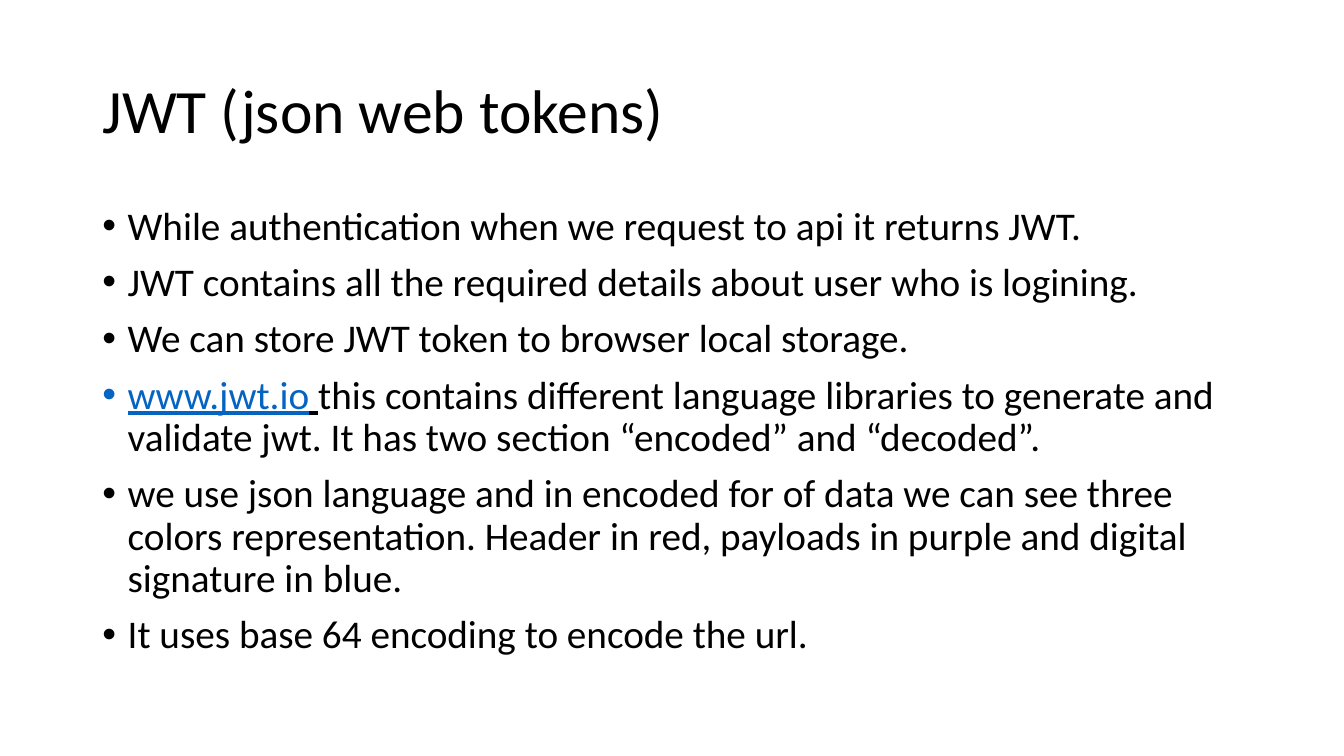
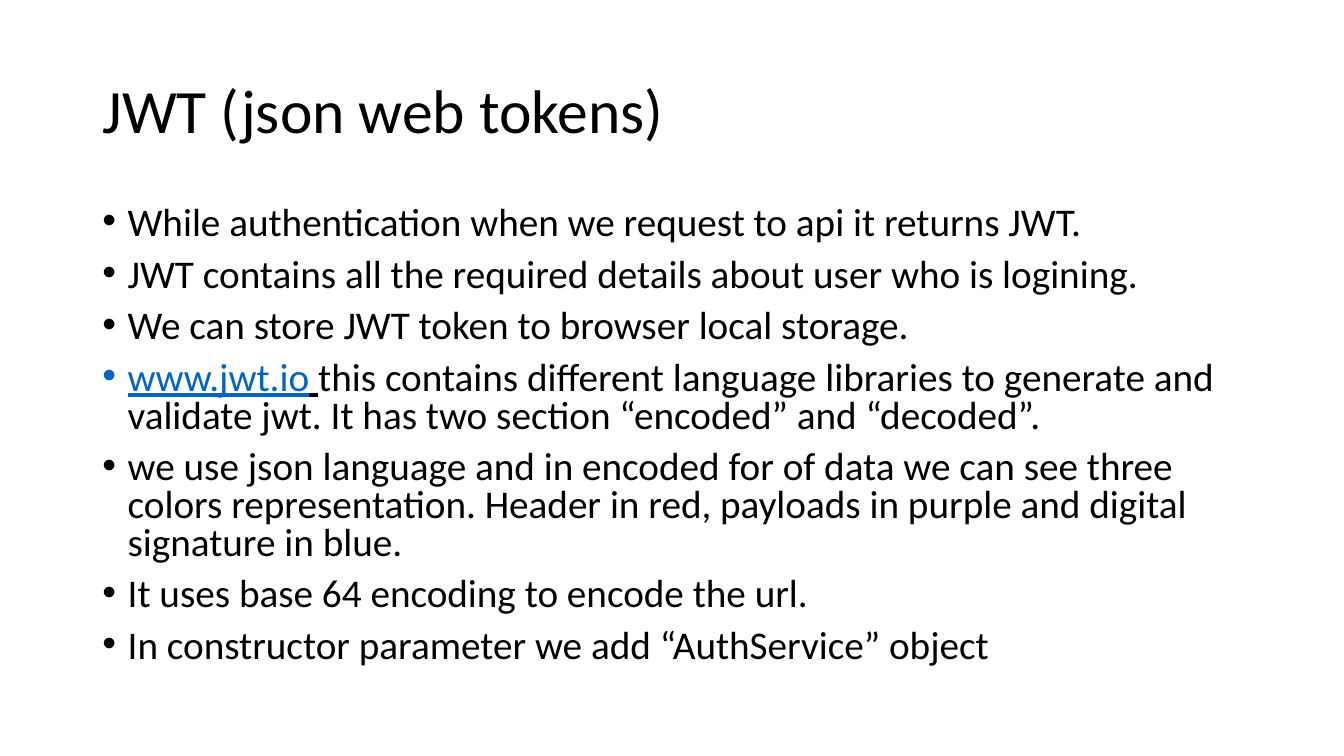
Before and after one commit to Deepak145/stackfulSliders, a slide deck: slide 32 of Angular 2.pptx. Drawn at 1344x756 pixels with LibreOffice and Linux fonts; fonts in the diff are those of the drawing. Boxes give left, top, right and bottom in pixels: in the first picture for what was removed or moved away, otherwise in the second. Text is boxed around its words. In the diff, an @@ line names an element or a change of style, - is before the commit and + after.

```diff
--- a/Angular 2.pptx
+++ b/Angular 2.pptx
@@ text at <box>128,208,1214,614</box>: line spacing 0.9 to 0.8 @@
@@ text at <box>128,631,989,666</box>: paragraph added @@
+• In constructor parameter we add “AuthService” object
```
Also in this commit, not shown: 3 slides added.
